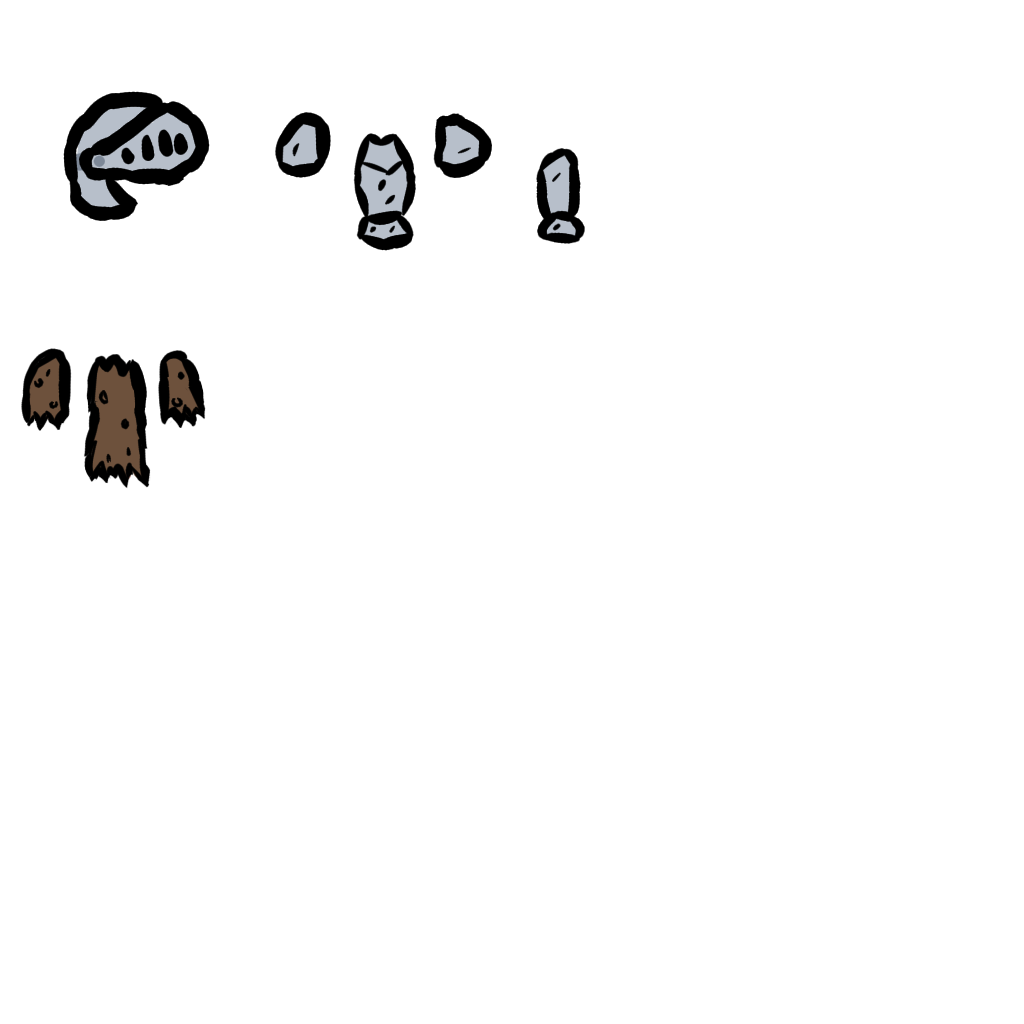
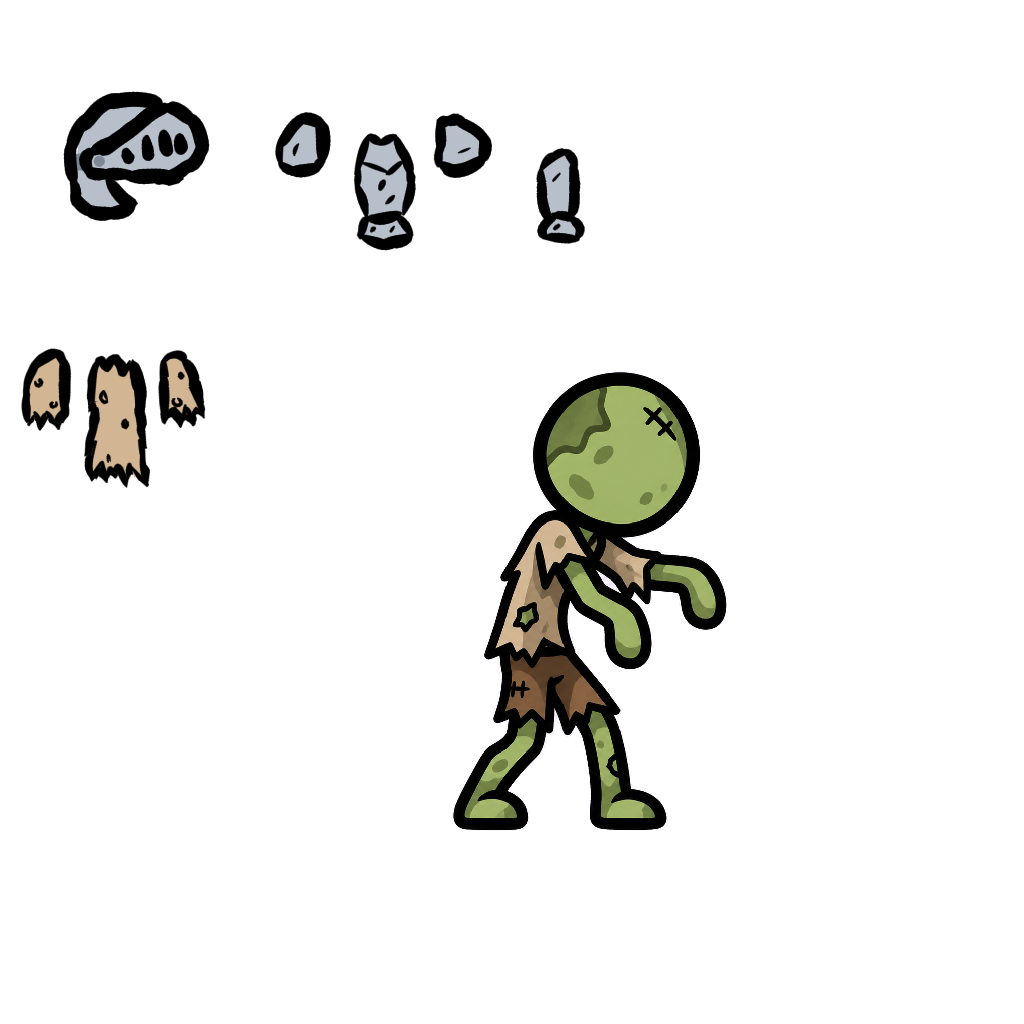
Two versions of the same layered image (1024 × 1024). Layer-by-layer changes:
added layer "ref" above "Outline" over [451, 371, 728, 831]
painted on "Outline" (4th of 4) over [29, 357, 199, 478]
painted on "Color" (4th of 4) over [29, 357, 728, 831]
